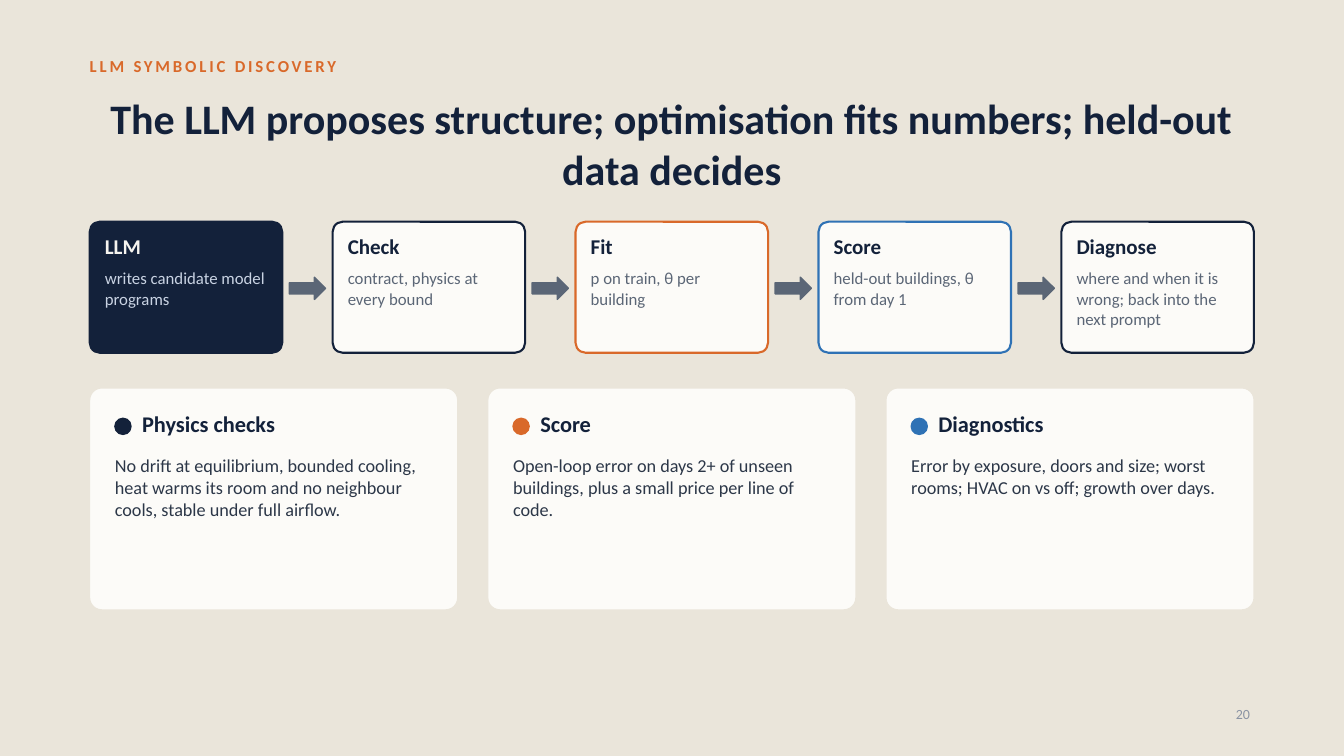
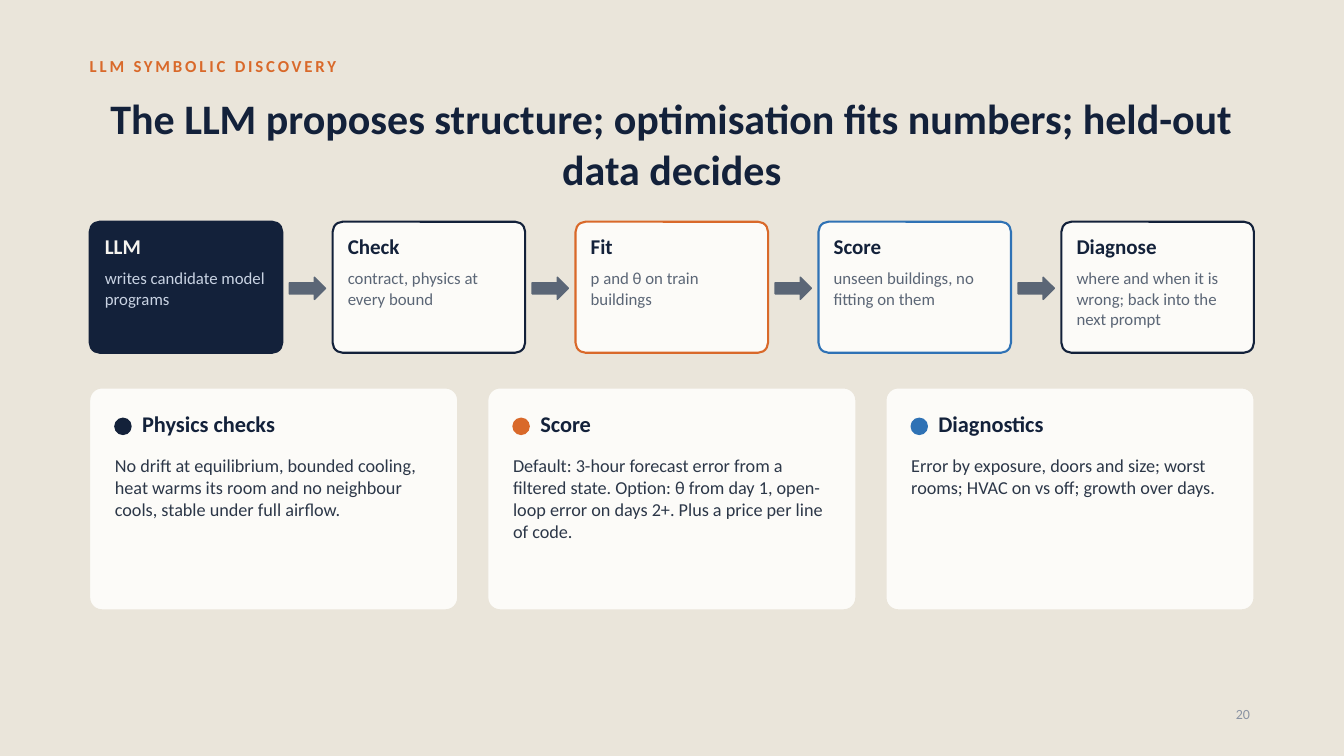
Before and after one commit to srivathsanb14/working-code, a slide deck: slide 20 of docs/One_Controller_for_Every_Building.pptx. Drawn at 1344x756 pixels with LibreOffice and Linux fonts; fonts in the diff are those of the drawing. Boxes give left, top, right and bottom in pixels: in the first picture for what was removed or moved away, otherwise in the second. Text is boxed around its words. In the diff, an @@ line names an element or a change of style, - is before the commit and + after.

```diff
--- a/docs/One_Controller_for_Every_Building.pptx
+++ b/docs/One_Controller_for_Every_Building.pptx
@@ text at (591, 272, 699, 308): text changed @@
-p on train, θ per building
+p and θ on train buildings
@@ text at (834, 272, 974, 308): text changed @@
-held-out buildings, θ from day 1
+unseen buildings, no fitting on them
@@ text at (513, 459, 823, 538): text changed @@
-Open-loop error on days 2+ of unseen buildings, plus a small price per line of code.
+Default: 3-hour forecast error from a filtered state. Option: θ from day 1, open-loop error on days 2+. Plus a price per line of code.
```
Also in this commit, not shown: 7 other slides changed, 1 slide added, 15 other files.
